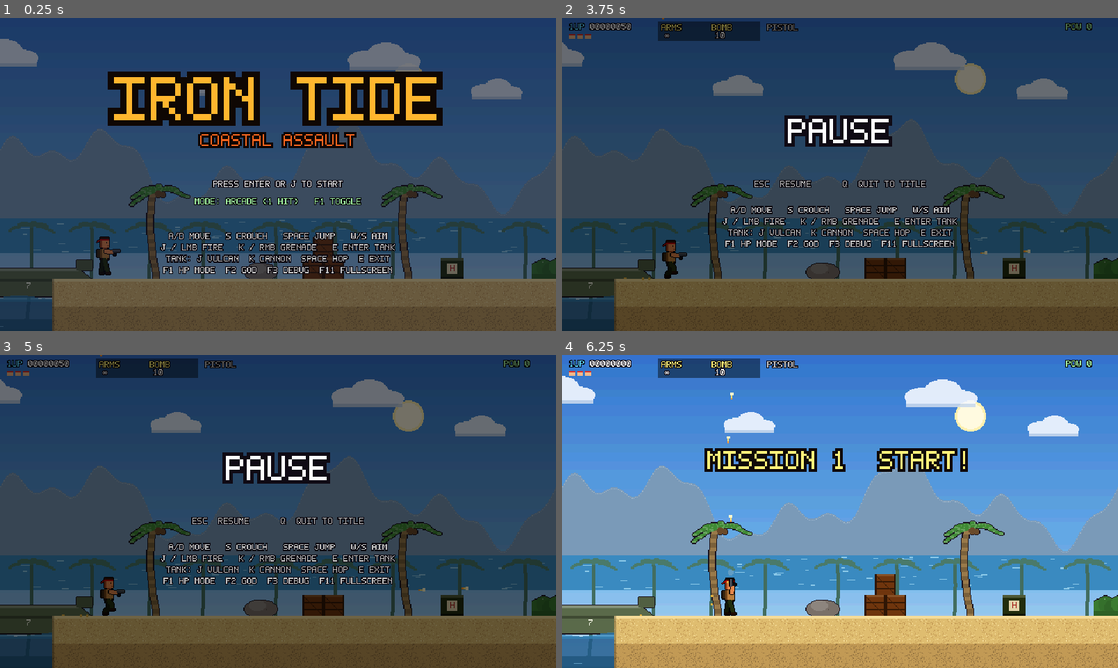
Above: before the commit, frames 1-4 (two rows, left to right).
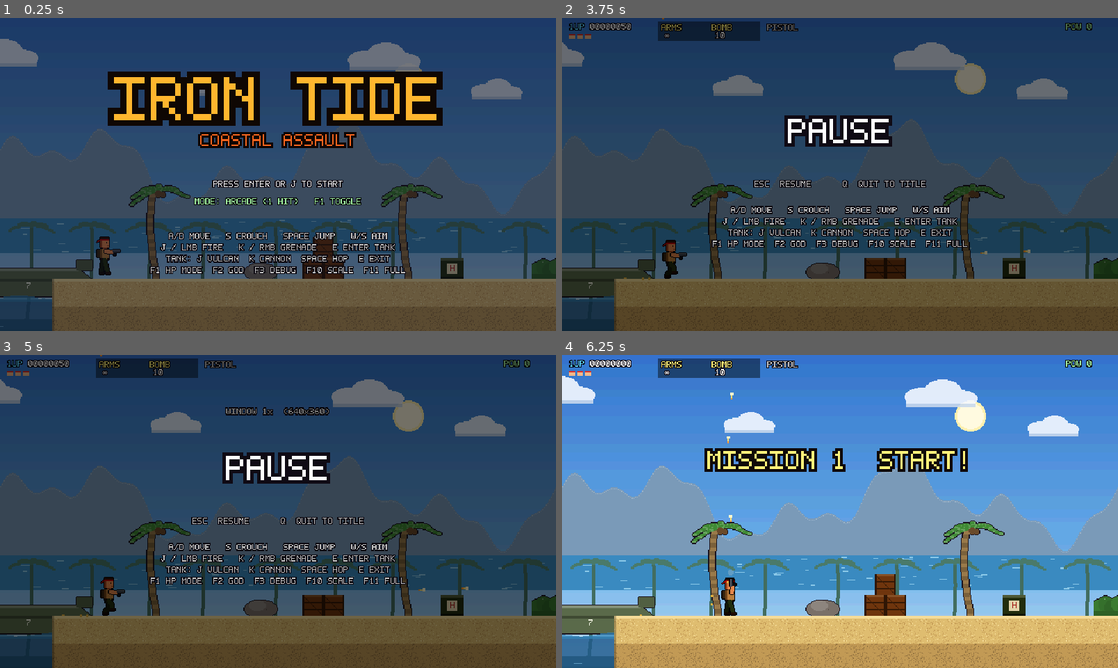
Above: after the commit, the same moments.

Repository: lelegaga/test
Game: Godot game, scene res://scenes/Main.tscn
Two runs of this game, one before a commit and one after it. Both use one fixed random seed, a clock stepped at 60 frames per second and the inputs below.
Inputs (mouse positions are in pixels of both pictures, inside the frame that each line leads up to):
- Up to frame 1 (0.25 s): no input
- Up to frame 2 (3.75 s): tap Enter (start) at 0.5 s; move the mouse to (962, 158) at 0.52 s; hold D (right) 0.53-1.25 s; hold J (fire) 0.53-1.25 s; click (962, 158) at 0.67 s; tap Space (jump) at 0.77 s; drag from (728, 190) to (812, 237) at 1.27 s; move the mouse to (895, 105) at 2.02 s; hold A (left) 2.03-2.75 s; tap E (interact) at 2.1 s; drag from (812, 237) to (673, 127) at 2.77 s; move the mouse to (1006, 221) at 3.52 s; hold D (right) from 3.53 s (still down); tap P at 3.6 s
- Up to frame 3 (5 s): tap Space (jump) at 3.77 s; tap F10 (window_scale, bound only after the commit) at 4.15 s; release D (right) at 4.25 s; drag from (111, 464) to (194, 433) at 4.27 s
- Up to frame 4 (6.25 s): tap Enter (start) at 5 s; move the mouse to (867, 511) at 5.02 s; hold D (right) 5.03-5.75 s; hold Q 5.03-5.75 s; click (867, 511) at 5.17 s; drag from (756, 433) to (728, 527) at 5.77 s

The runs differ from the first frame. In frame 1, 0.7% of the frame differs, in the area x 26-73%, y 79-82%; in frame 2, 0.8%; in frame 3, 1.1%, in the area x 26-73%, y 16-74%; in frame 4, nothing differs.

Commit message:
Add game CI smoke test, window scale hotkey and docs
- GitHub Actions workflow runs the headless play-through bot and the
  40-enemy stress test on changes to game/
- F10 cycles the window through 1x-6x integer scales (up to 4K)
- AutoTest exits non-zero on timeout; README for the game and a pointer
  from the root README

Co-Authored-By: Claude Opus 5.5 <noreply@anthropic.com>
Claude-Session: https://claude.ai/code/session_01KbLPqd43fjr69Ub3dNGRrm

Diff:
--- a/game/scripts/autoload/AudioManager.gd
+++ b/game/scripts/autoload/AudioManager.gd
@@ -35,6 +35,19 @@
 	_music.volume_db = music_volume_db
 	add_child(_music)
 	_build_sfx()
+
+
+func _exit_tree() -> void:
+	# release generated streams so nothing is left alive at shutdown
+	for p in _players:
+		p.stop()
+		p.stream = null
+	for k in _loops:
+		_loops[k].stop()
+		_loops[k].stream = null
+	_music.stop()
+	_music.stream = null
+	_streams.clear()
 
 
 func play(name: String, pitch_var: float = 0.05, vol_db: float = 0.0) -> void:
--- a/game/scripts/autoload/GameManager.gd
+++ b/game/scripts/autoload/GameManager.gd
@@ -113,6 +113,21 @@
 	return t != null and t.has_method("is_hittable") and t.is_hittable()
 
 
+## Cycles the window through whole-number multiples of 640x360
+## (1x ... 6x = 3840x2160 / 4K), limited to what fits on the screen.
+func _cycle_window_scale() -> void:
+	if DisplayServer.window_get_mode() != DisplayServer.WINDOW_MODE_WINDOWED:
+		DisplayServer.window_set_mode(DisplayServer.WINDOW_MODE_WINDOWED)
+	var screen := DisplayServer.screen_get_usable_rect().size
+	var max_k := clampi(mini(screen.x / 640, screen.y / 360), 1, 6)
+	var cur := DisplayServer.window_get_size().x / 640
+	var k := cur + 1 if cur < max_k else 1
+	var size := Vector2i(640 * k, 360 * k)
+	DisplayServer.window_set_size(size)
+	DisplayServer.window_set_position(DisplayServer.screen_get_position() + (screen - size) / 2)
+	show_message("WINDOW %dx  (%dx%d)" % [k, size.x, size.y], 1.2, false)
+
+
 # ----------------------------------------------------------------- input map
 func _add_action(action: String, keys: Array, mouse: int = 0, joy_buttons: Array = [], joy_axis: Array = []) -> void:
 	if not InputMap.has_action(action):
@@ -151,12 +166,15 @@
 	_add_action("debug_god", [KEY_F2])
 	_add_action("debug_info", [KEY_F3])
 	_add_action("fullscreen", [KEY_F11])
+	_add_action("window_scale", [KEY_F10])
 
 
 func _unhandled_input(event: InputEvent) -> void:
 	if event.is_action_pressed("fullscreen"):
 		var fs := DisplayServer.window_get_mode() == DisplayServer.WINDOW_MODE_FULLSCREEN
 		DisplayServer.window_set_mode(DisplayServer.WINDOW_MODE_WINDOWED if fs else DisplayServer.WINDOW_MODE_FULLSCREEN)
+	elif event.is_action_pressed("window_scale"):
+		_cycle_window_scale()
 	elif event.is_action_pressed("debug_hp"):
 		debug_hp_mode = not debug_hp_mode
 		show_message("DEBUG HP MODE " + ("ON" if debug_hp_mode else "OFF"), 1.5, false)
--- a/game/scripts/core/AutoTest.gd
+++ b/game/scripts/core/AutoTest.gd
@@ -29,6 +29,7 @@
 var _args: PackedStringArray
 var _limit := 900.0
 var _cont_frames := 0
+var _exit_code := 0
 var _lives_seen := 3
 var _proc_ms := 0.0
 var _prev_us := 0
@@ -118,10 +119,11 @@
 				phase = 3
 			elif t > _limit:
 				_report("TIMEOUT")
+				_exit_code = 1
 				phase = 2
 		2:
 			if t > 0.0:
-				get_tree().quit()
+				get_tree().quit(_exit_code)
 		3:
 			# hold "continue" for a few frames, then keep playing
 			_cont_frames += 1
--- a/game/scripts/ui/HUD.gd
+++ b/game/scripts/ui/HUD.gd
@@ -166,7 +166,7 @@
 		"A/D MOVE   S CROUCH   SPACE JUMP   W/S AIM",
 		"J / LMB FIRE   K / RMB GRENADE   E ENTER TANK",
 		"TANK: J VULCAN  K CANNON  SPACE HOP  E EXIT",
-		"F1 HP MODE  F2 GOD  F3 DEBUG  F11 FULLSCREEN",
+		"F1 HP MODE  F2 GOD  F3 DEBUG  F10 SCALE  F11 FULL",
 	]
 	for i in lines.size():
 		PixelFont.draw_centered(self, lines[i], Vector2(320, y + i * 13), 1, Color("c0c0c0"))
Not shown, added: .github/workflows/game.yml
Not shown, changed: README.md
Not shown, changed: game/README.md
